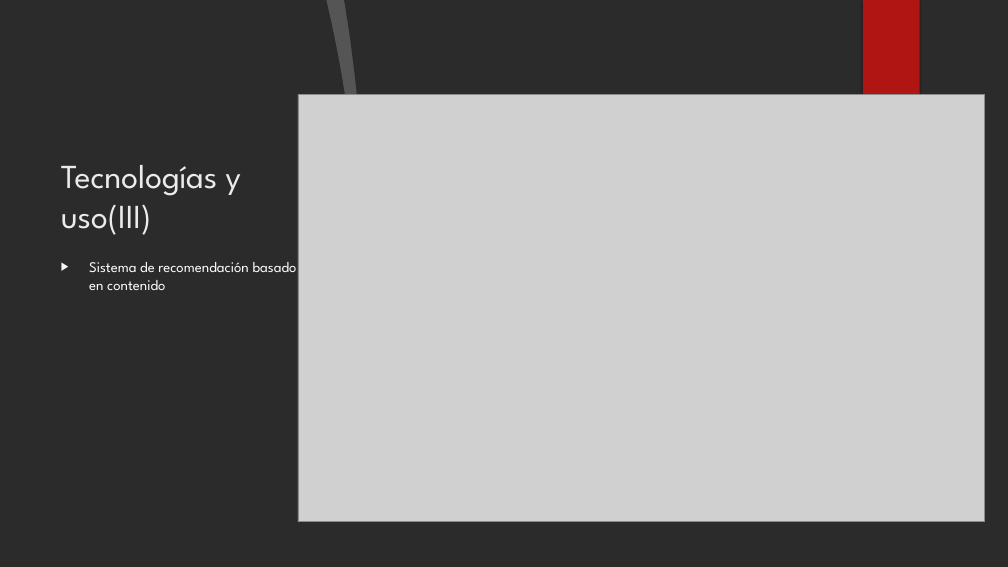
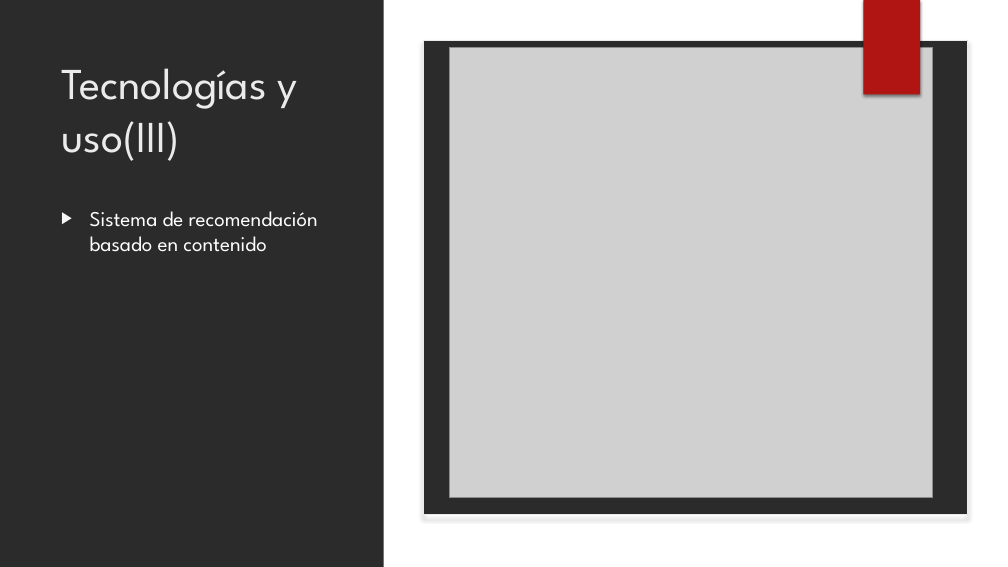
Before and after one commit to adrcanfer/book-recommendations, a slide deck: slide 6 of doc/presentación.pptx. Drawn at 1008x567 pixels with LibreOffice and Linux fonts; fonts in the diff are those of the drawing; grey boxes stand for pictures; background and template pictures are left out; a plain dark background stands for a picture behind light text. Boxes give left, top, right and bottom in pixels: in the first picture for what was removed or moved away, otherwise in the second. Text is boxed around its words. In the diff, an @@ line names an element or a change of style, - is before the commit and + after.

Commit message:
Update ppt

```diff
--- a/doc/presentación.pptx
+++ b/doc/presentación.pptx
@@ freeform shape removed at (327,0,373,307) @@
@@ freeform shape removed at (344,0,1008,567) @@
@@ rectangle added at (383,0,1008,567), fill #FFFFFF @@
@@ rectangle added at (863,0,920,95), fill #B01513 @@
@@ title "Tecnologías y uso(III)": place and size @@
-title "Tecnologías y uso(III)" at (61,165,241,235)
+title "Tecnologías y uso(III)" at (61,68,298,161)
@@ title "Tecnologías y uso(III)" at (61,68,298,161): size 32 to 42 pt; vertical alignment bottom to top @@
@@ rounded rectangle added at (423,40,968,515), fill #FFFFFF, outline #EBEBEB 1 pt @@
@@ picture: place and size @@
-picture at (298,95,985,522)
+picture at (450,47,933,498)
@@ text "Sistema de recomendación basado en ...": place and size @@
-text "Sistema de recomendación basado en ..." at (89,262,297,290)
+text "Sistema de recomendación basado en ..." at (90,211,318,252)
@@ text "Sistema de recomendación basado en ..." at (90,211,318,252): size 14 to 20 pt @@
```
Also in this commit, not shown: 1 other file.
